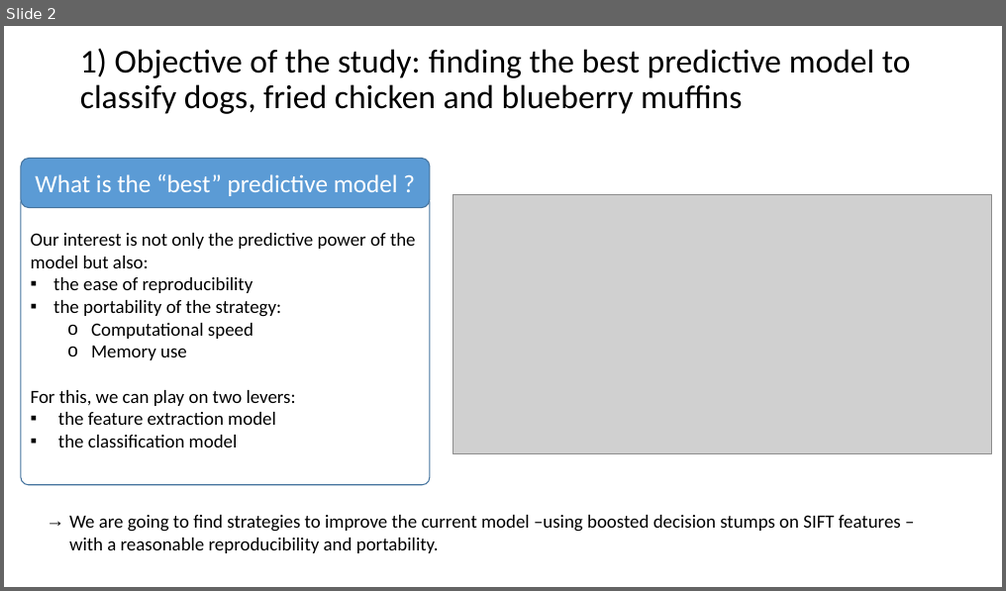
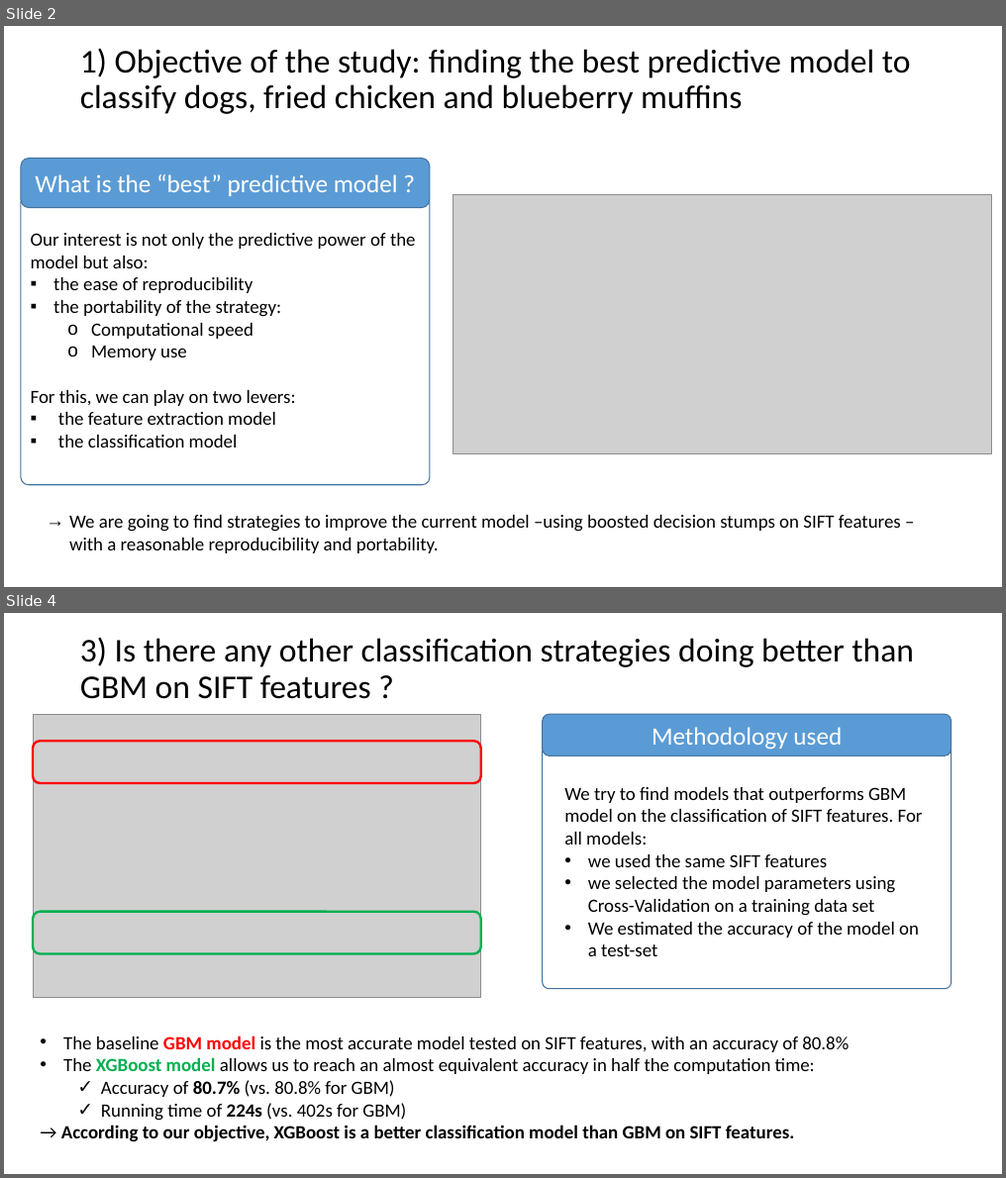
Before and after one commit to TZstatsADS/Fall2017-project3-grp7, a slide deck: doc/team7_presentation.pptx. Shown one above the other, each under a label of ours: slide 2 before the commit, slides 2 and 4 after it; the slides between them are not shown. The pictures are 1006x591 and 1006x1178 pixels, drawn with LibreOffice and Linux fonts; fonts in the diff are those of the drawing; grey boxes stand for pictures. Boxes give left, top, right and bottom in pixels: in the first picture for what was removed or moved away, otherwise in the second. Text is boxed around its words. In the diff, an @@ line names an element or a change of style, - is before the commit and + after.

```diff
--- a/doc/team7_presentation.pptx
+++ b/doc/team7_presentation.pptx
@@ slide 4 added at bbox=[4, 613, 1002, 1174], background #FFFFFF @@
@@ title added at bbox=[80, 637, 914, 699], 32 pt, text #000000 @@
+3) Is there any other classification strategies doing better than GBM on SIFT features ?
@@ picture added at bbox=[33, 714, 481, 998] @@
@@ rounded rectangle added at bbox=[543, 714, 951, 756], fill #5B9BD5, outline #43739E 1 pt, 24 pt, text #FFFFFF @@
+Methodology used
@@ rounded rectangle added at bbox=[33, 741, 481, 783], outline #FF0000 2.25 pt @@
@@ rounded rectangle added at bbox=[543, 745, 951, 989], outline #43739E 1 pt @@
@@ text added at bbox=[564, 787, 923, 957], 18 pt, text #000000 @@
+We try to find models that outperforms GBM model on the classification of SIFT features. For all models:
+• we used the same SIFT features
+• we selected the model parameters using Cross-Validation on a training data set
+• We estimated the accuracy of the model on a test-set
@@ rounded rectangle added at bbox=[33, 912, 481, 955], outline #00B050 2.25 pt @@
@@ text added at bbox=[61, 1036, 848, 1143], 18 pt, text #000000 @@
+• The baseline GBM model is the most accurate model tested on SIFT features, with an accuracy of 80.8%
+• The XGBoost model allows us to reach an almost equivalent accuracy in half the computation time:
+  ✓ Accuracy of 80.7% (vs. 80.8% for GBM)
+  ✓ Running time of 224s (vs. 402s for GBM)
+→ According to our objective, XGBoost is a better classification model than GBM on SIFT features.
```
Also in this commit, not shown: 2 slides changed, 3 other slides added, 4 slides removed.
